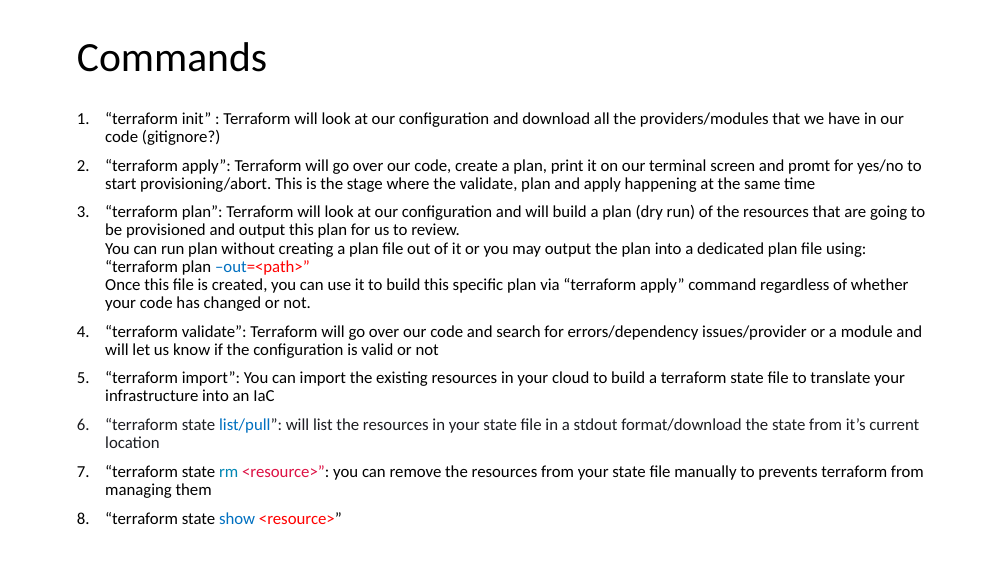
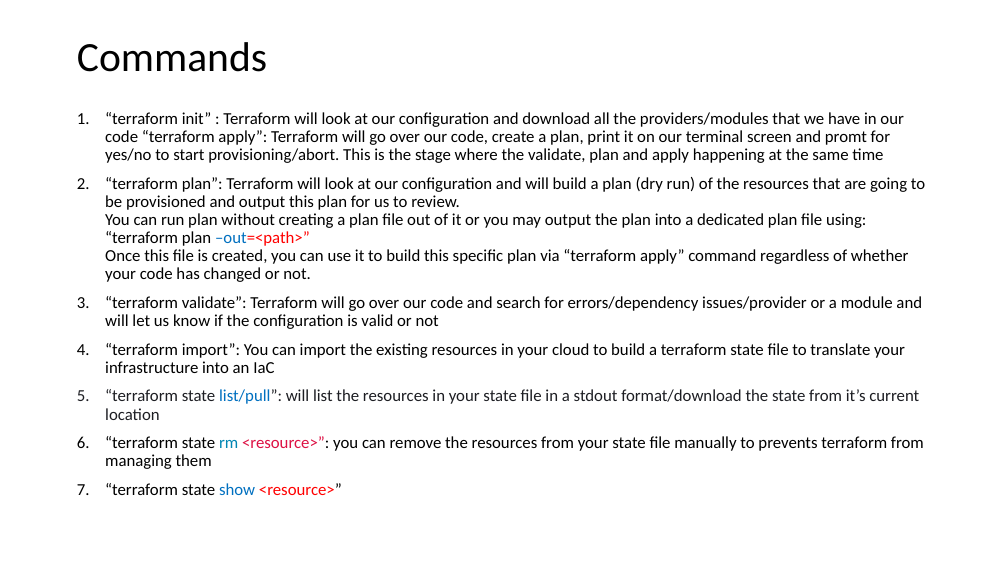
Before and after one commit to JohnMops/tf-demo, a slide deck: slide 2 of tf-demo-presentation.pptx. Drawn at 1008x567 pixels with LibreOffice and Linux fonts; fonts in the diff are those of the drawing. Boxes give left, top, right and bottom in pixels: in the first picture for what was removed or moved away, otherwise in the second. Text is boxed around its words. In the diff, an @@ line names an element or a change of style, - is before the commit and + after.

```diff
--- a/tf-demo-presentation.pptx
+++ b/tf-demo-presentation.pptx
@@ text at [105,112,903,163]: text changed @@
-1. “terraform init” : Terraform will look at our configuration and download all the providers/modules that we have in our code (gitignore?)
-2. “terraform apply”: Terraform will go over our code, create a plan, print it on our terminal screen and promt for yes/no to start provisioning/abort. This is the stage where the validate, plan and apply happening at the same time
+1. “terraform init” : Terraform will look at our configuration and download all the providers/modules that we have in our code “terraform apply”: Terraform will go over our code, create a plan, print it on our terminal screen and promt for yes/no to start provisioning/abort. This is the stage where the validate, plan and apply happening at the same time
```
Also in this commit, not shown: 3 other slides changed, 1 slide added.
